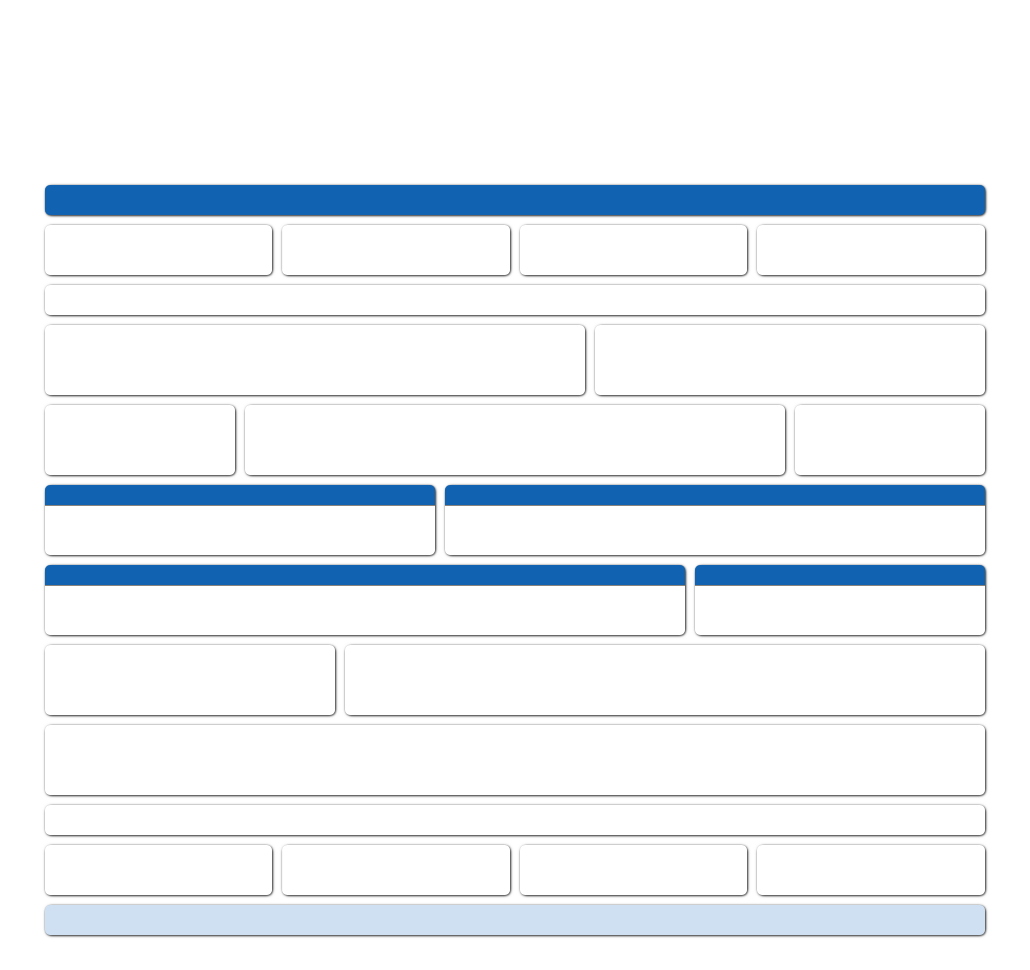
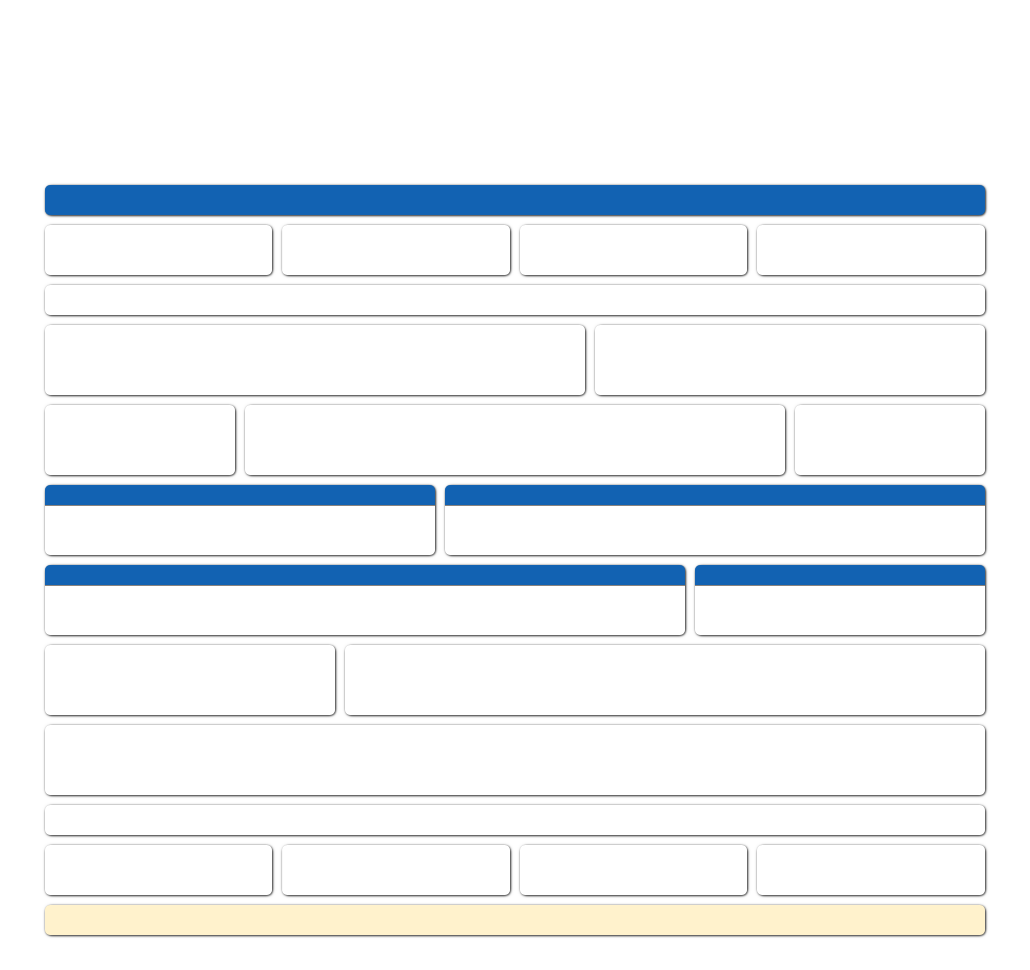
The second 1030×970 image is a revision of the first. Changes to its layers:
pixels changed over [45, 905, 985, 935] (layer not identified)
